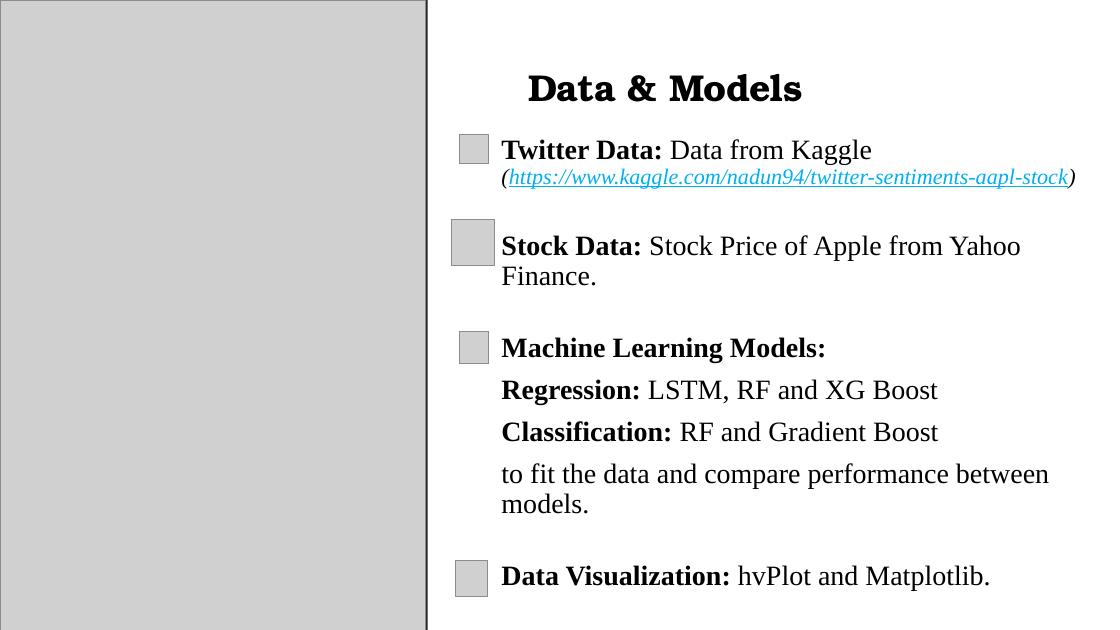
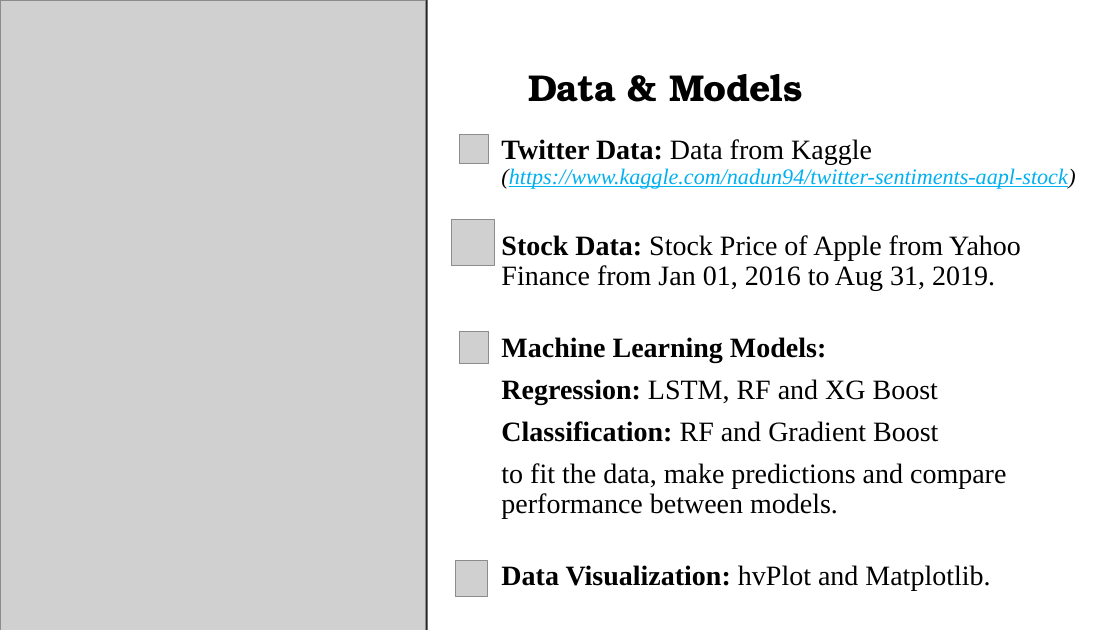
Before and after one commit to you915/Sentiment-Analysis-of-Twitter-Data-for-predicting-Apple-stock-price, a slide deck: slide 3 of Project 2 - Group 4.pptx. Drawn at 1120x630 pixels with LibreOffice and Linux fonts; fonts in the diff are those of the drawing; grey boxes stand for pictures. Boxes give left, top, right and bottom in pixels: in the first picture for what was removed or moved away, otherwise in the second. Text is boxed around its words. In the diff, an @@ line names an element or a change of style, - is before the commit and + after.

```diff
--- a/Project 2 - Group 4.pptx
+++ b/Project 2 - Group 4.pptx
@@ text at [501,235,1021,291]: text changed @@
-Stock Data: Stock Price of Apple from Yahoo Finance.
+Stock Data: Stock Price of Apple from Yahoo Finance from Jan 01, 2016 to Aug 31, 2019.
@@ text at [501,463,1006,519]: text changed @@
-to fit the data and compare performance between models.
+to fit the data, make predictions and compare performance between models.
```
Also in this commit, not shown: 3 other slides changed, 1 other file.
